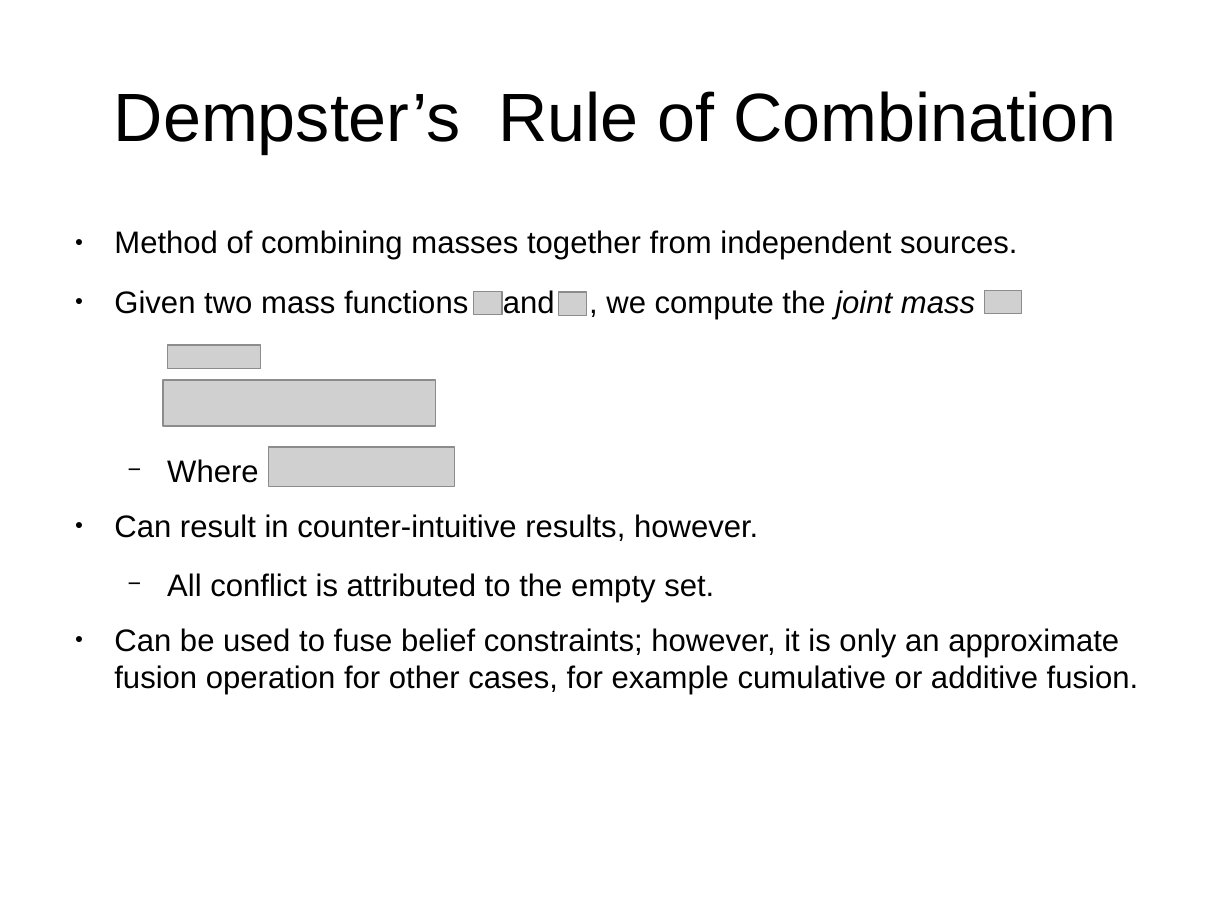
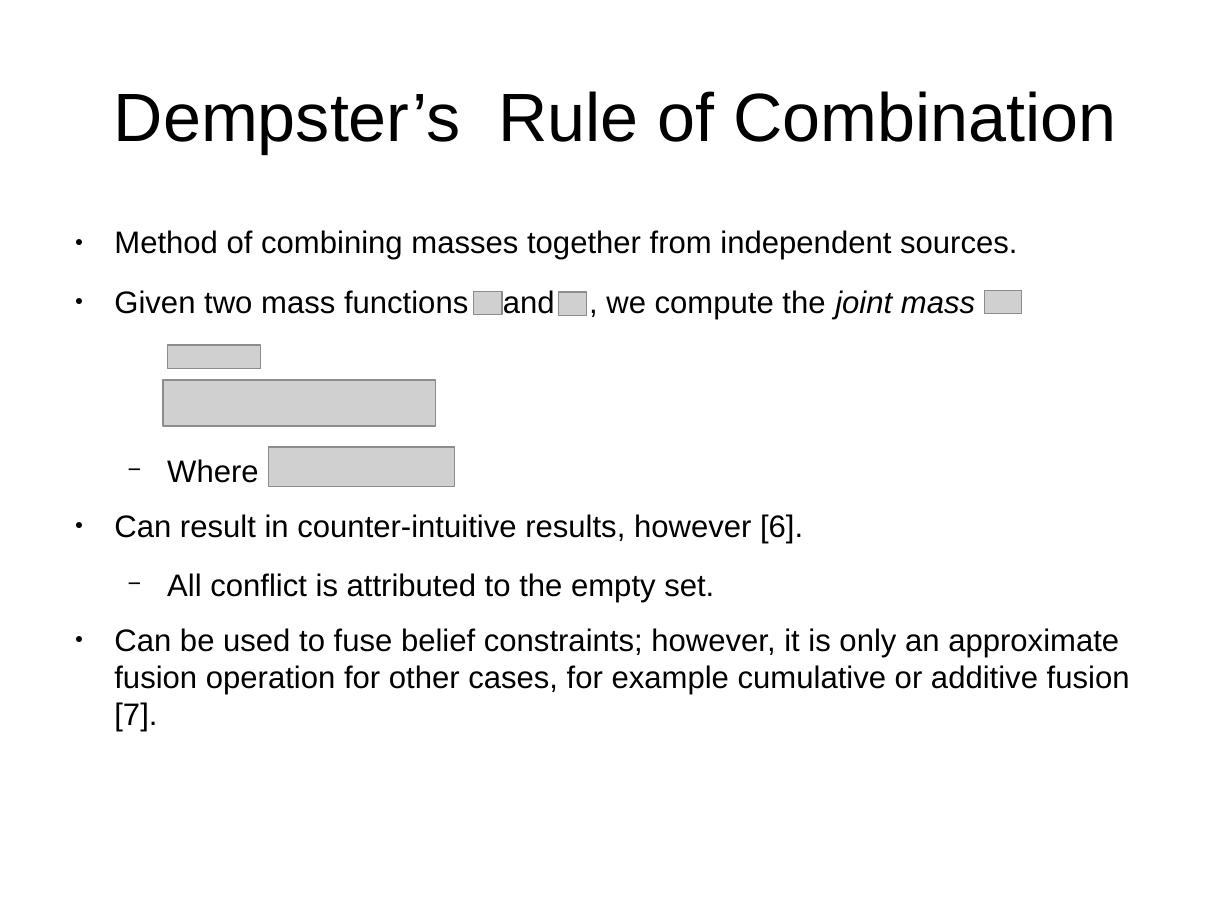
Before and after one commit to bstamour/SLHS, a slide deck: slide 11 of docs/proposal-from-bob.odp. Drawn at 1232x924 pixels with LibreOffice and Linux fonts; fonts in the diff are those of the drawing; grey boxes stand for pictures. Boxes give left, top, right and bottom in pixels: in the first picture for what was removed or moved away, otherwise in the second. Text is boxed around its words. In the diff, an @@ line names an element or a change of style, - is before the commit and + after.

```diff
--- a/docs/proposal-from-bob.odp
+++ b/docs/proposal-from-bob.odp
@@ text at box(114, 514, 803, 543): text changed @@
-● Can result in counter-intuitive results, however.
+● Can result in counter-intuitive results, however [6].
@@ text at box(114, 628, 1130, 732): text changed @@
-● Can be used to fuse belief constraints; however, it is only an approximate fusion operation for other cases, for example cumulative or additive fusion.
+● Can be used to fuse belief constraints; however, it is only an approximate fusion operation for other cases, for example cumulative or additive fusion [7].
```
Also in this commit, not shown: 10 other slides changed, 4 slides added, 1 slide removed.
